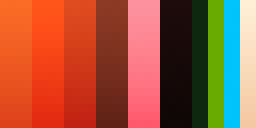
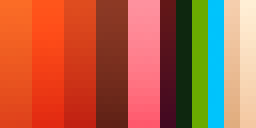
Layer changes from the first (256, 128) image to the second:
painted on "black" (1st of 2) over [160, 0, 192, 128]
painted on "yey копия" over [208, 0, 240, 128]
painted on "yey" (1st of 2) over [192, 0, 224, 128]
painted on "yey" (2nd of 2) over [176, 0, 208, 128]
added layer "teeth" above "wool_alt" over [224, 0, 240, 128]
